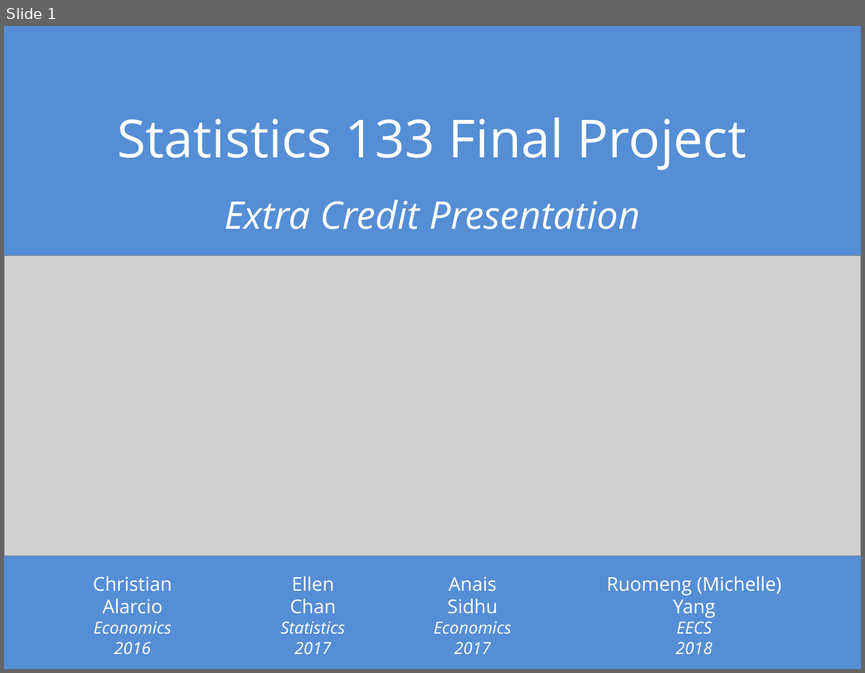
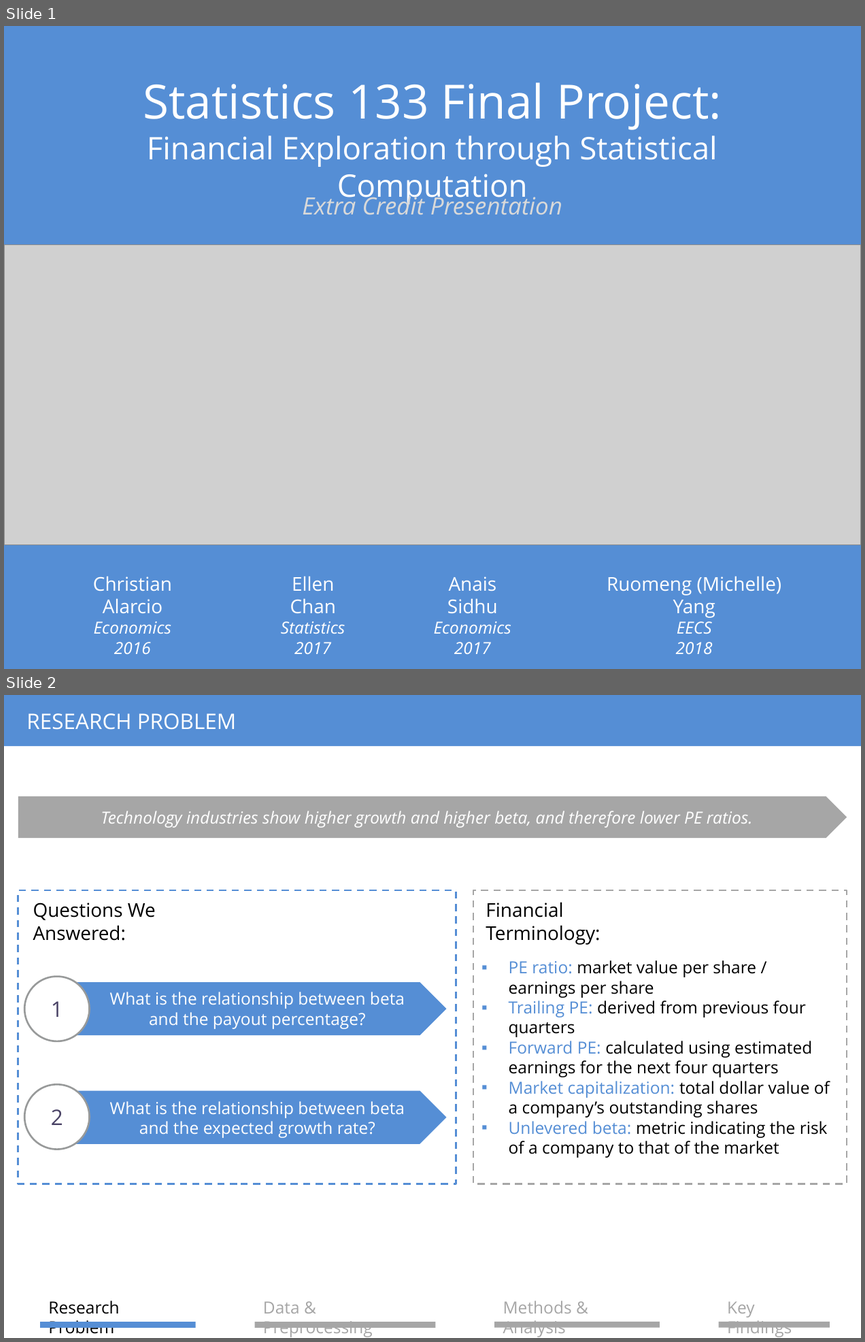
Before and after one commit to elleismatic/stat133-final, a slide deck: report/extra_credit_presentation.pptx. Shown one above the other, each under a label of ours: slide 1 before the commit, slides 1 and 2 after it. The pictures are 865x673 and 865x1342 pixels, drawn with LibreOffice and Linux fonts; fonts in the diff are those of the drawing; grey boxes stand for pictures. Boxes give left, top, right and bottom in pixels: in the first picture for what was removed or moved away, otherwise in the second. Text is boxed around its words. In the diff, an @@ line names an element or a change of style, - is before the commit and + after.

```diff
--- a/report/extra_credit_presentation.pptx
+++ b/report/extra_credit_presentation.pptx
@@ slide 2 added at <box>4,695,861,1338</box>, background #FFFFFF @@
@@ rectangle added at <box>4,695,861,747</box>, fill #558ED5 @@
@@ title added at <box>26,713,237,730</box>, 18 pt, text #FFFFFF @@
+RESEARCH PROBLEM
@@ pentagon arrow added at <box>18,796,847,838</box>, fill #A6A6A6, 14 pt, text #FFFFFF, italic @@
+Technology industries show higher growth and higher beta, and therefore lower PE ratios.
@@ rectangle added at <box>18,890,456,1184</box>, outline #558ED5 1.5 pt dashed @@
@@ rectangle added at <box>473,890,847,1184</box>, outline #A6A6A6 1.5 pt dashed, 14 pt, text #000000 @@
+▪ PE ratio: market value per share / earnings per share
+▪ Trailing PE: derived from previous four quarters
+▪ Forward PE: calculated using estimated earnings for the next four quarters
+▪ Market capitalization: total dollar value of a company’s outstanding shares
+▪ Unlevered beta: metric indicating the risk of a company to that of the market
@@ text added at <box>33,902,156,940</box>, 16 pt, text #000000 @@
+Questions We Answered:
@@ text added at <box>485,902,600,945</box>, 16 pt, text #000000 @@
+Financial Terminology:
@@ ellipse added at <box>24,976,90,1041</box>, fill #FFFFFF, outline #989A9A 1.5 pt, 18 pt, text #494265 @@
+1
@@ pentagon arrow added at <box>39,982,446,1035</box>, fill #558ED5 @@
@@ text added at <box>110,991,405,1029</box>, 14 pt, text #FFFFFF @@
+What is the relationship between beta and the payout percentage?
@@ ellipse added at <box>24,1084,90,1149</box>, fill #FFFFFF, outline #989A9A 1.5 pt, 18 pt, text #494265 @@
+2
@@ pentagon arrow added at <box>39,1091,446,1144</box>, fill #558ED5 @@
@@ text added at <box>110,1101,405,1138</box>, 14 pt, text #FFFFFF @@
+What is the relationship between beta and the expected growth rate?
@@ group added at <box>40,1300,830,1337</box>: 4 texts, 4 rectangles @@
+Research Problem
+Data & Preprocessing
+Methods & Analysis
+Key Findings
@@ slide 1 changed as well @@
@@ title at <box>143,82,721,204</box>: text changed; size 44 to 26.1 pt @@
-Statistics 133 Final Project
+Statistics 133 Final Project:
+Financial Exploration through Statistical Computation
@@ subtitle "Extra Credit Presentation" at <box>302,192,562,215</box>: size 32 to 20 pt, text colour #FFFFFF to #D9D9D9; less space between paragraphs @@
@@ picture: place and size @@
-picture at <box>4,256,861,556</box>
+picture at <box>4,244,861,544</box>
```
Also in this commit, not shown: 1 other slide changed, 5 other slides added, 1 slide removed, 3 other files.
